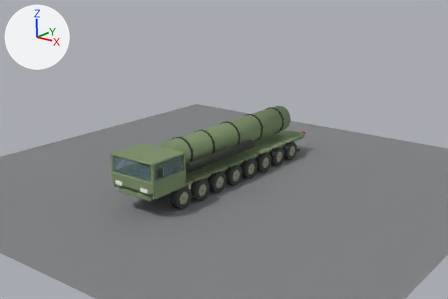
One commit to the Blender file docs/round45/vehicles/DF41.blend: the scene before it, then after it.
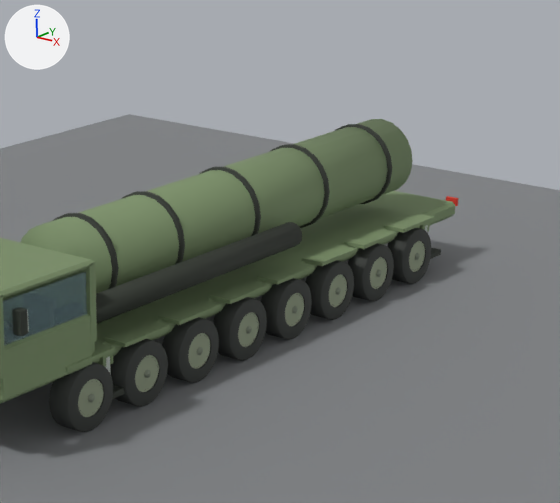
The first picture shows the older version from the file's camera 'PreviewCamera'. The close-ups show the older and then the newer version on the part from 34% to 76% of the width and 22% to 78% of the height of that picture. Only the edits that show in the close-ups are written down. Every picture has the same lights, and +X, +Y and +Z are marked at upper left.

In view in the first close-up: 'Body', 'PreviewGround', 'Surface_CarRoot_BlackTrim', 'Surface_CarRoot_Glass', 'Surface_CarRoot_Paint', 'TransportTube', 'WheelFront2L_Tyre', 'WheelFront3L_Tyre', 'WheelFront4L_Tyre', 'WheelFrontL_Tyre', 'WheelRear2L_Tyre', 'WheelRearL_Tyre' and 24 more.
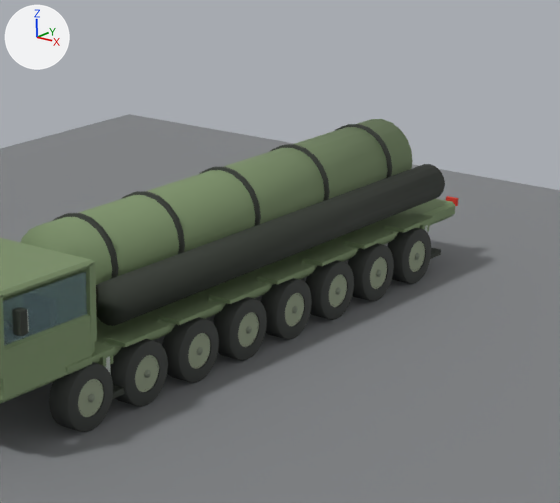
The change, as a diff of the scene's bpy script:
```diff
--- a/docs/round45/vehicles/DF41.blend.py
+++ b/docs/round45/vehicles/DF41.blend.py
@@ me_cube_005 @@
 # used by ob_surface_carroot_blacktrim; parent = ob_carroot; location = (-1.68, -7.5, 2.65)
-me_cube_005.from_pydata(...)  # 80 vertices, 48 faces; spans x -0.09..3.45, y -0.09..8.7, z -0.79..0.22
+me_cube_005.from_pydata(...)  # 80 vertices, 48 faces; spans x -0.09..3.45, y -0.09..14.15, z -0.95..0.22
+# me_cube_005 part 1: the loose piece of 32 vertices spanning x 2.62..3.14, y 1.5..8.7, z -0.79..-0.27 is scaled about its middle by (1.62, 1.57, 1.62), then moved by (-0.01, 3.4, 0.0)
+# other edits to the shape of me_cube_005 do not show in these pictures
 me_cube_005.materials.append(mat_blacktrim)
```

Changed parts and their boxes [x1, y1, x2, y2] in the close-ups (560 x 503 px; the box of a moved part takes in the faces that stretch with it):
'Surface_CarRoot_BlackTrim', reshaped: before [12, 222, 302, 337]; after [12, 164, 445, 337]
part 1 of me_cube_005, moved or reshaped: before [96, 222, 302, 323]; after [96, 164, 445, 326]
